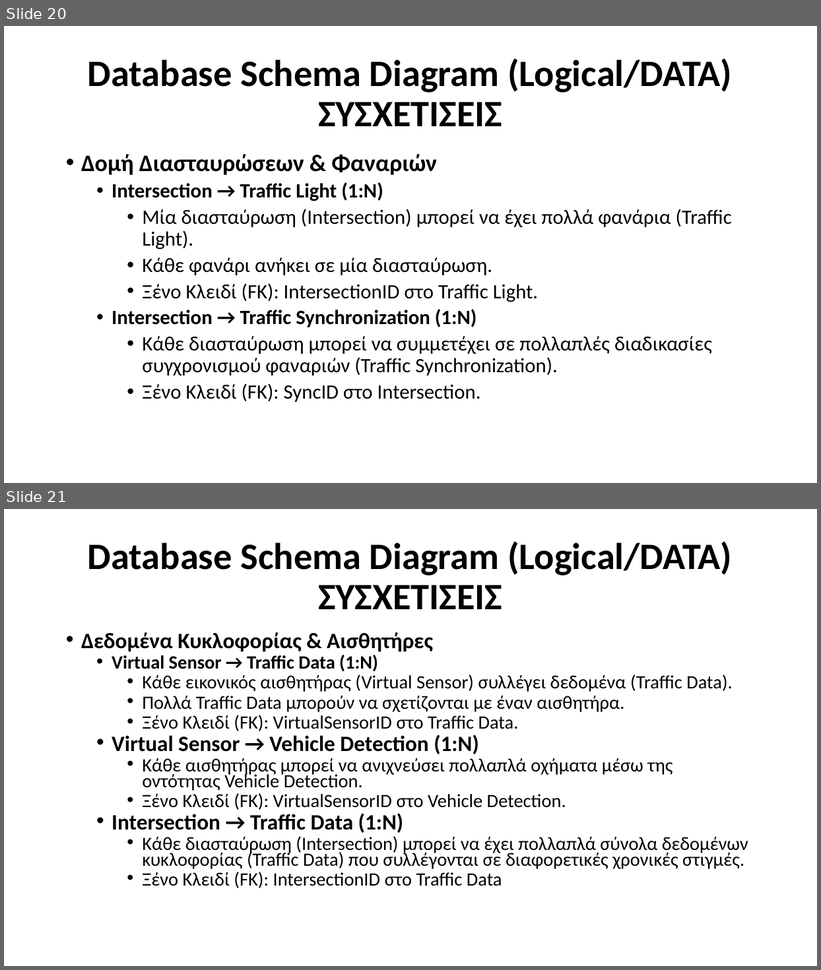
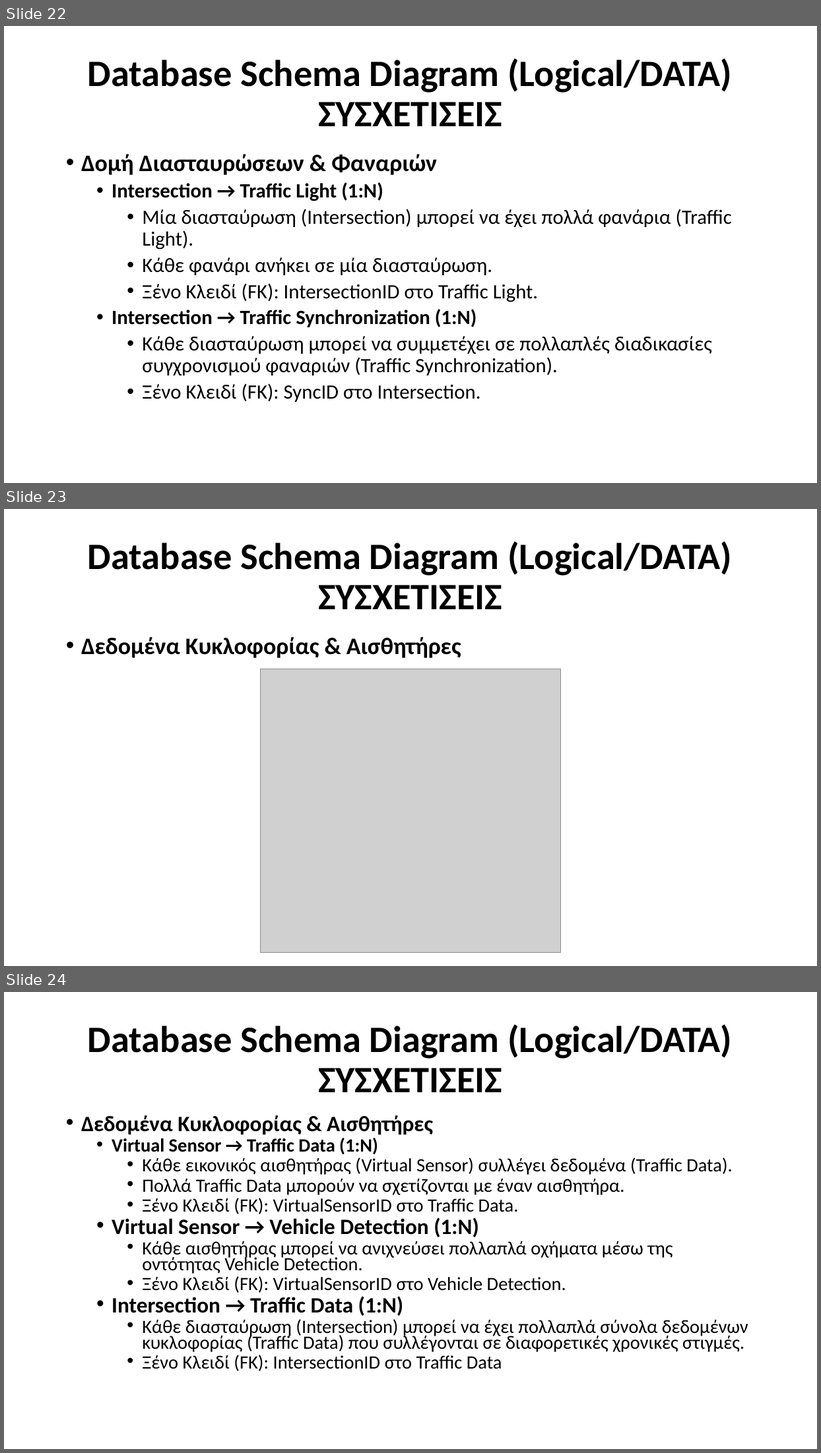
Before and after one commit to Ath21/STL_Drive, a slide deck: Presentation.pptx. Shown one above the other, each under a label of ours: slides 20 and 21 before the commit, slides 22, 23 and 24 after it. The pictures are 821x970 and 821x1453 pixels, drawn with LibreOffice and Linux fonts; fonts in the diff are those of the drawing; grey boxes stand for pictures. Boxes give left, top, right and bottom in pixels: in the first picture for what was removed or moved away, otherwise in the second. Text is boxed around its words. In the diff, an @@ line names an element or a change of style, - is before the commit and + after.

Commit message:
data

```diff
--- a/Presentation.pptx
+++ b/Presentation.pptx
@@ slide 23 added at (x1=4, y1=509, x2=817, y2=966), background #FFFFFF @@
@@ title added at (x1=88, y1=541, x2=732, y2=609), 44 pt, text #000000, bold @@
+Database Schema Diagram (Logical/DATA)
+ΣΥΣΧΕΤΙΣΕΙΣ
@@ text added at (x1=81, y1=637, x2=461, y2=658), 28 pt, text #000000, bold @@
+• Δεδομένα Κυκλοφορίας & Αισθητήρες
@@ picture added at (x1=260, y1=669, x2=561, y2=953) @@
@@ what was slide 20 is now slide 22 @@
@@ what was slide 21 is now slide 24 @@
```
Also in this commit, not shown: 3 slides changed, 7 other slides added, 1 slide removed, 5 other files.
